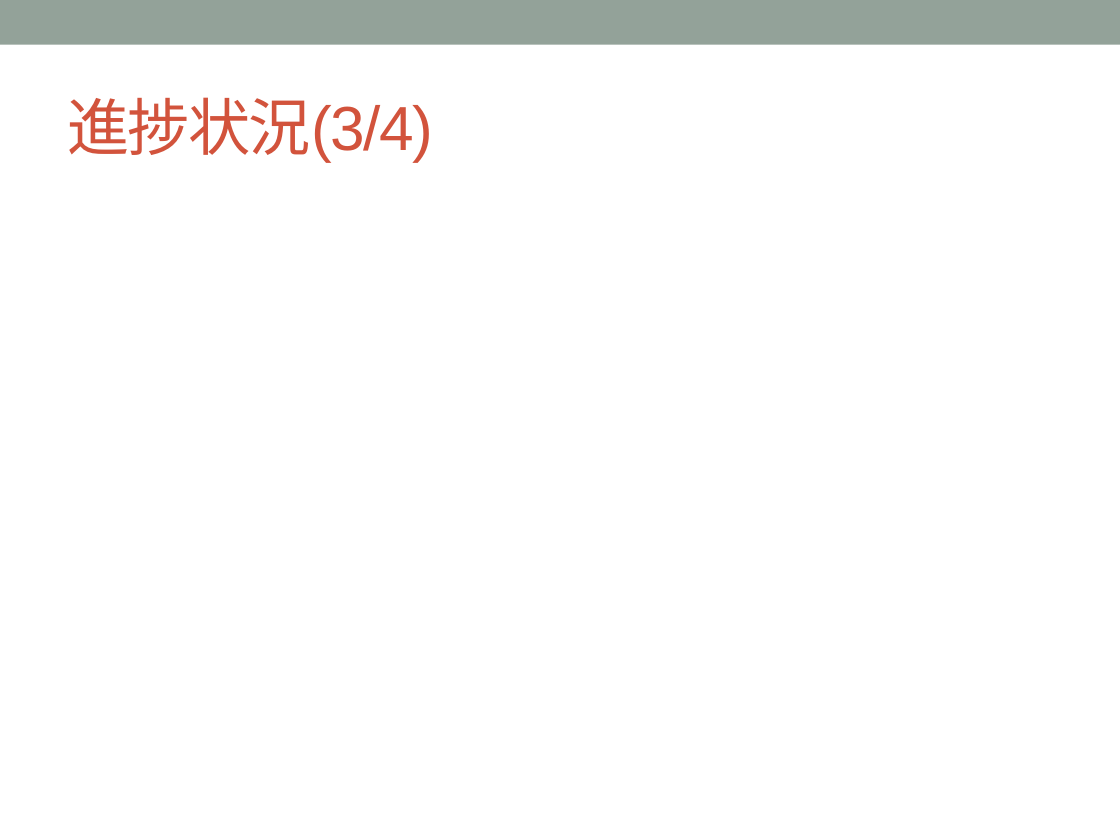
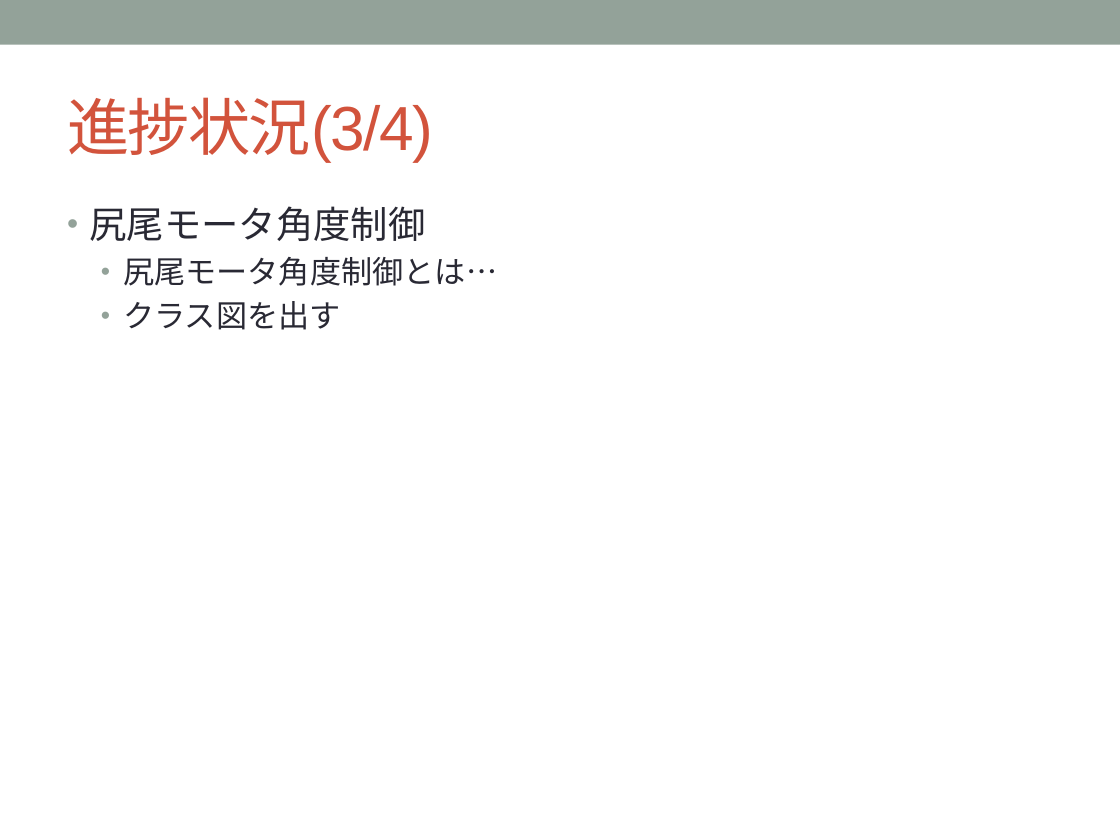
Before and after one commit to YutaNiimura/leJOS-OSEK, a slide deck: slide 17 of 中間発表関連/5I25新村祐太 中間発表スライドver0.1.pptx (slide 16 before the commit). Drawn at 1120x840 pixels with LibreOffice and Linux fonts; fonts in the diff are those of the drawing. Boxes give left, top, right and bottom in pixels: in the first picture for what was removed or moved away, otherwise in the second. Text is boxed around its words. In the diff, an @@ line names an element or a change of style, - is before the commit and + after.

```diff
--- a/中間発表関連/5I25新村祐太 中間発表スライドver0.1.pptx
+++ b/中間発表関連/5I25新村祐太 中間発表スライドver0.1.pptx
@@ text added at bbox=[90, 206, 497, 330], 20 pt, text #292934 @@
+• 尻尾モータ角度制御
+  • 尻尾モータ角度制御とは…
+  • クラス図を出す
```
Also in this commit, not shown: 8 other slides changed, 1 slide added.
